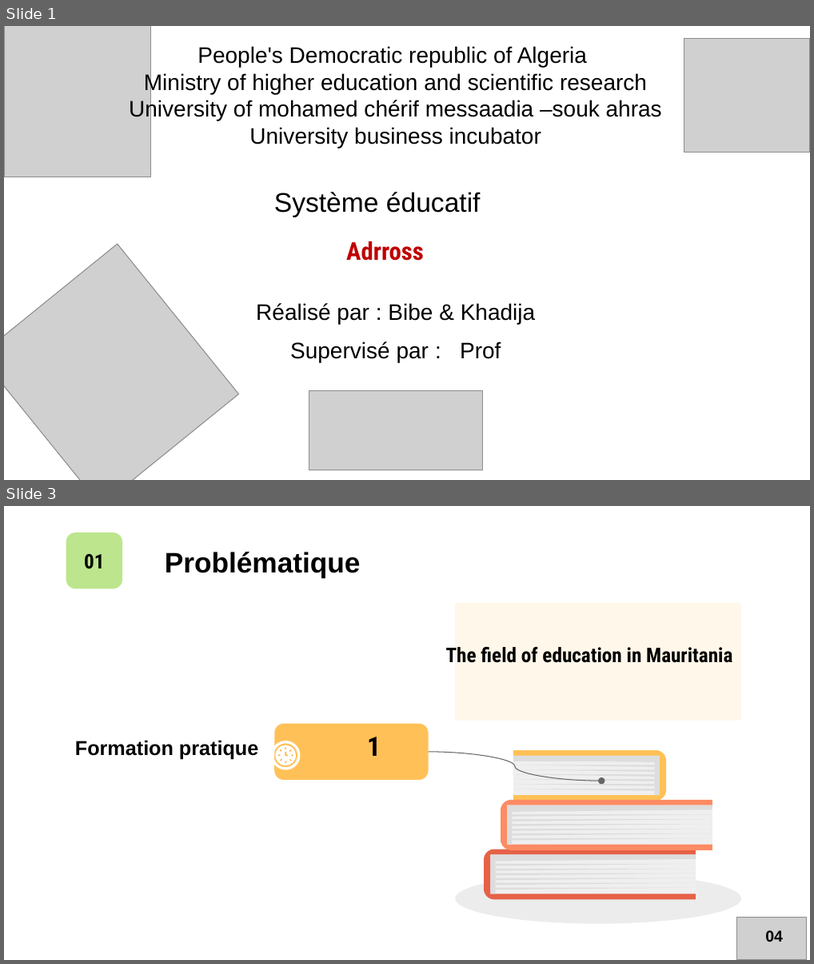
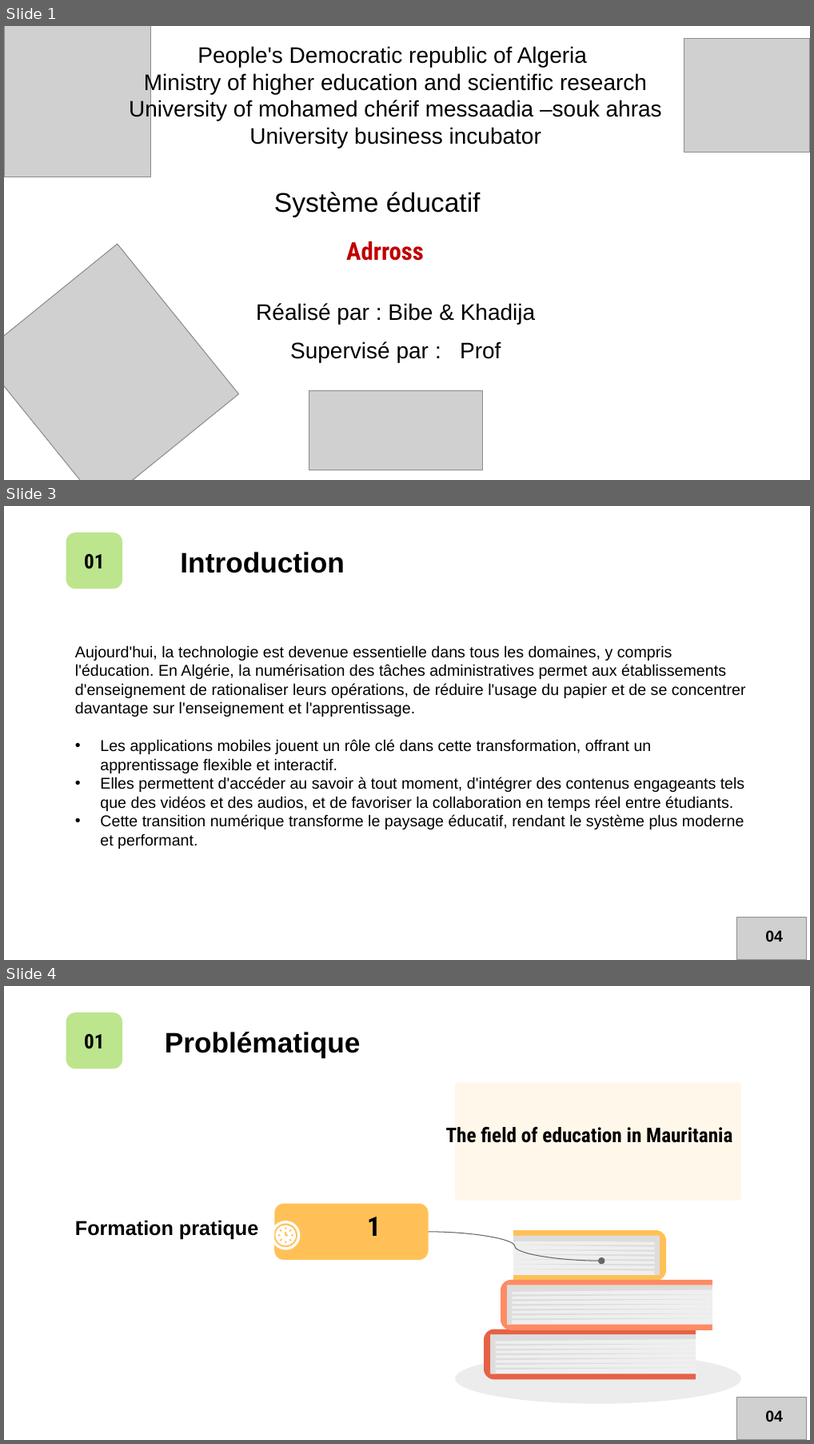
Before and after one commit to TouradGithub/education_system, a slide deck: presentation.pptx. Shown one above the other, each under a label of ours: slides 1 and 3 before the commit, slides 1, 3 and 4 after it; the slides between them are not shown. The pictures are 814x964 and 814x1444 pixels, drawn with LibreOffice and Linux fonts; fonts in the diff are those of the drawing; grey boxes stand for pictures. Boxes give left, top, right and bottom in pixels: in the first picture for what was removed or moved away, otherwise in the second. Text is boxed around its words. In the diff, an @@ line names an element or a change of style, - is before the commit and + after.

```diff
--- a/presentation.pptx
+++ b/presentation.pptx
@@ slide 3 added at [4, 506, 810, 960], background #FFFFFF @@
@@ rounded rectangle added at [66, 532, 122, 589], fill #BCE58D, 18 pt, text #000000, bold @@
+01
@@ title added at [180, 552, 345, 573], 25.2 pt, text #000000, bold @@
+Introduction
@@ freeform shape added at [236, 618, 267, 647], fill #FFFFFF @@
@@ text added at [75, 645, 746, 848], 14 pt, text #000000 @@
+Aujourd'hui, la technologie est devenue essentielle dans tous les domaines, y compris l'éducation. En Algérie, la numérisation des tâches administratives permet aux établissements d'enseignement de rationaliser leurs opérations, de réduire l'usage du papier et de se concentrer davantage sur l'enseignement et l'apprentissage.
+• Les applications mobiles jouent un rôle clé dans cette transformation, offrant un apprentissage flexible et interactif.
+• Elles permettent d'accéder au savoir à tout moment, d'intégrer des contenus engageants tels que des vidéos et des audios, et de favoriser la collaboration en temps réel entre étudiants.
+• Cette transition numérique transforme le paysage éducatif, rendant le système plus moderne et performant.
@@ freeform shape added at [236, 740, 267, 770], fill #FFFFFF @@
@@ freeform shape added at [238, 744, 263, 765], fill #FFFFFF @@
@@ freeform shape added at [270, 740, 300, 770], fill #FFFFFF @@
@@ freeform shape added at [273, 744, 297, 765], fill #FFFFFF @@
@@ freeform shape added at [236, 862, 267, 891], fill #FFFFFF @@
@@ freeform shape added at [272, 862, 302, 891], fill #FFFFFF @@
@@ freeform shape added at [238, 867, 263, 887], fill #FFFFFF @@
@@ freeform shape added at [275, 867, 299, 887], fill #FFFFFF @@
@@ picture added at [738, 917, 807, 960] @@
@@ text added at [766, 930, 783, 941], 14 pt, text #000000, bold @@
+04
@@ what was slide 3 is now slide 4 @@
```
Also in this commit, not shown: 1 slide changed, 3 other files.
